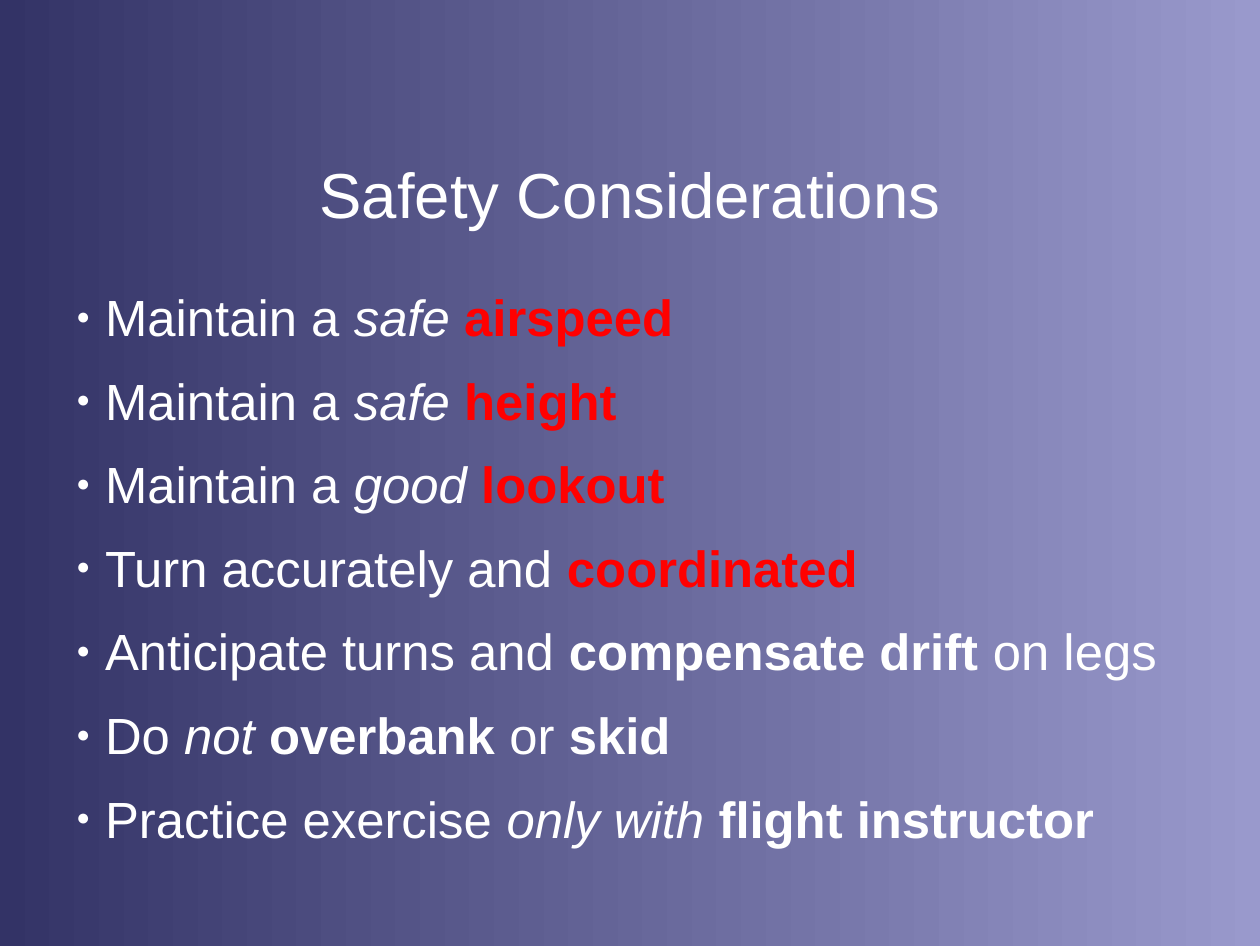
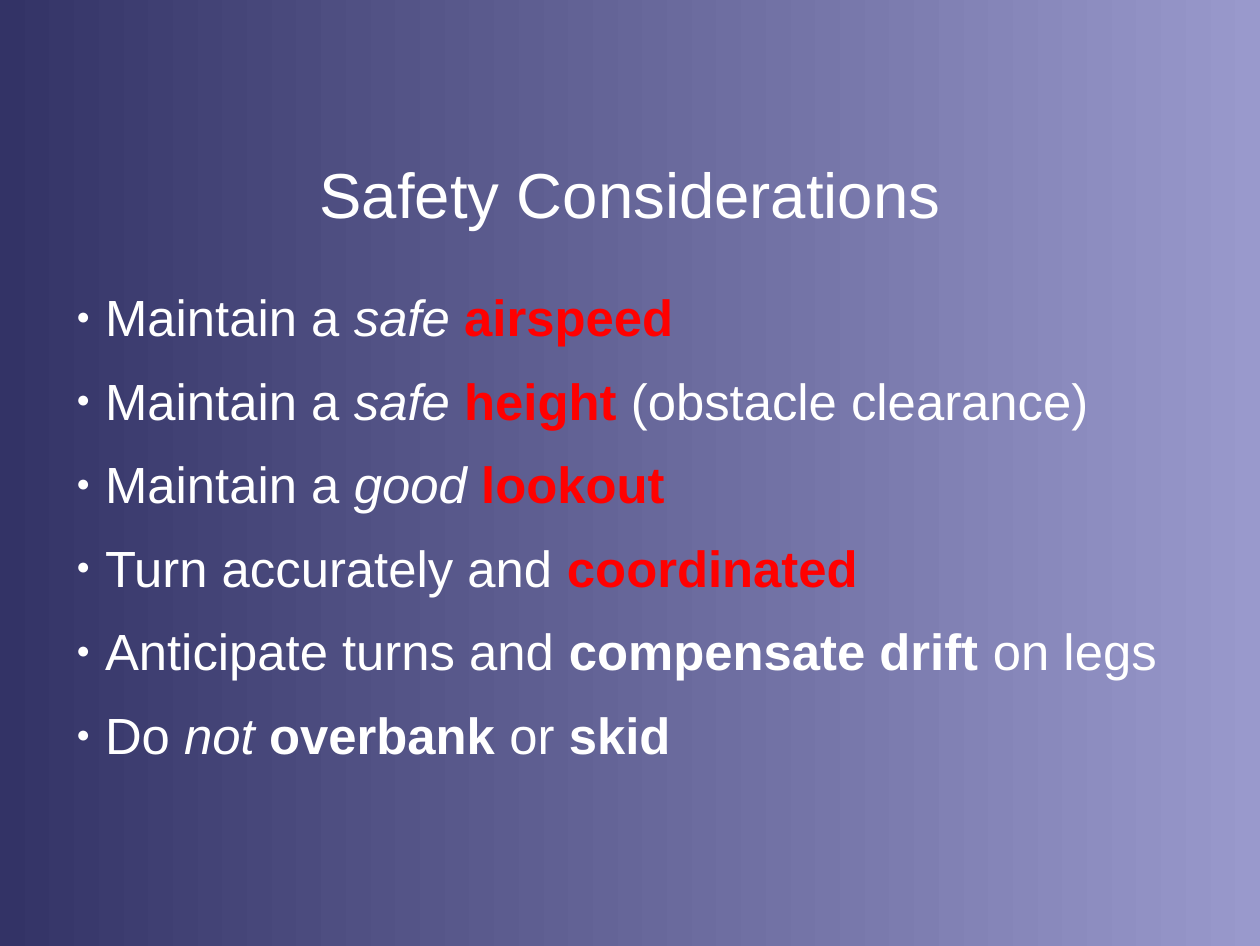
Before and after one commit to stephanheinemann/flight, a slide deck: slide 10 of FI/PrecautionaryLanding/PrecautionaryLanding.odp (slide 9 before the commit). Drawn at 1260x946 pixels with LibreOffice and Linux fonts; fonts in the diff are those of the drawing; background and template pictures are left out. Boxes give left, top, right and bottom in pixels: in the first picture for what was removed or moved away, otherwise in the second. Text is boxed around its words. In the diff, an @@ line names an element or a change of style, - is before the commit and + after.

```diff
--- a/FI/PrecautionaryLanding/PrecautionaryLanding.odp
+++ b/FI/PrecautionaryLanding/PrecautionaryLanding.odp
@@ text at box(105, 383, 1088, 430): text changed @@
-● Maintain a safe height
+● Maintain a safe height (obstacle clearance)
@@ text at box(105, 801, 1094, 848): paragraph removed @@
-● Practice exercise only with flight instructor
```
Also in this commit, not shown: 5 other slides changed, 2 slides added, 2 slides removed, 3 other files.
